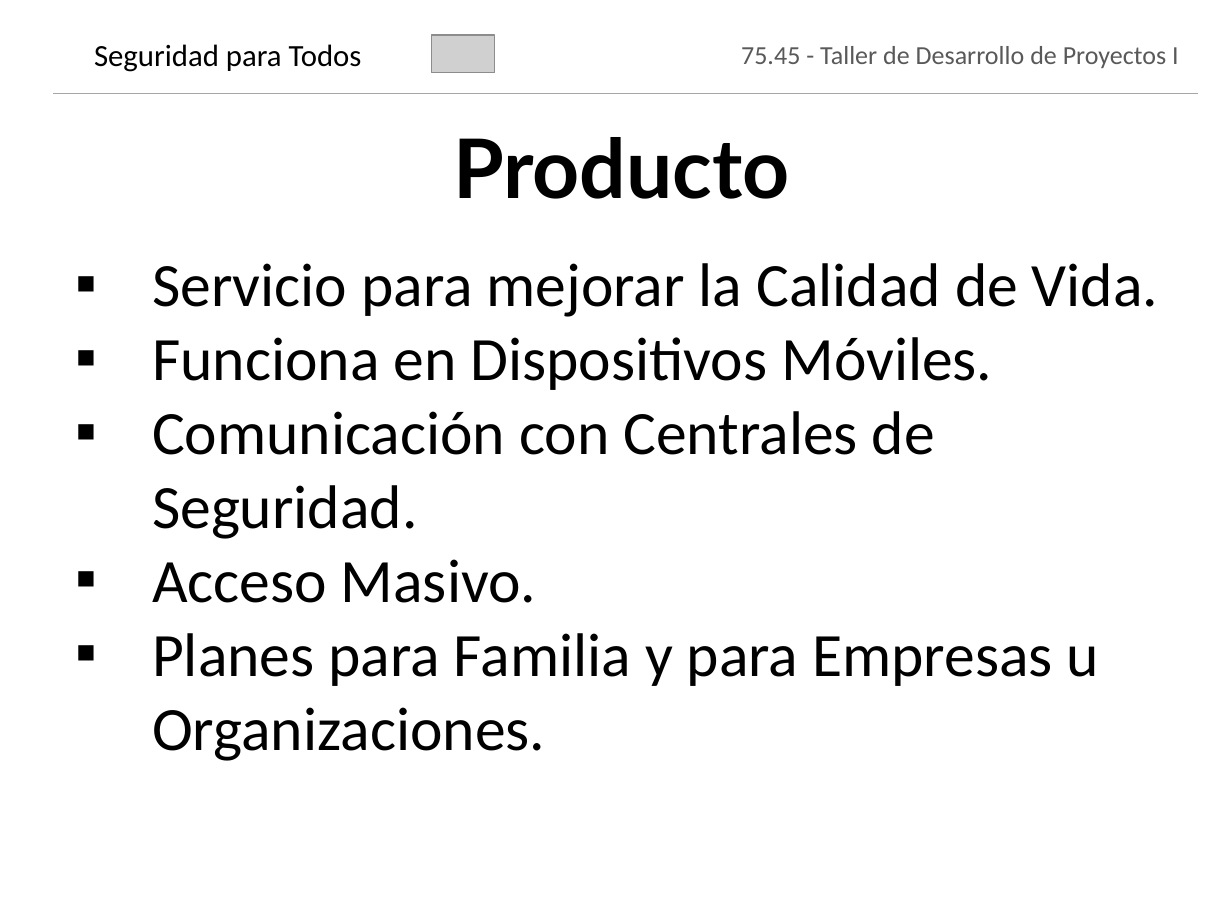
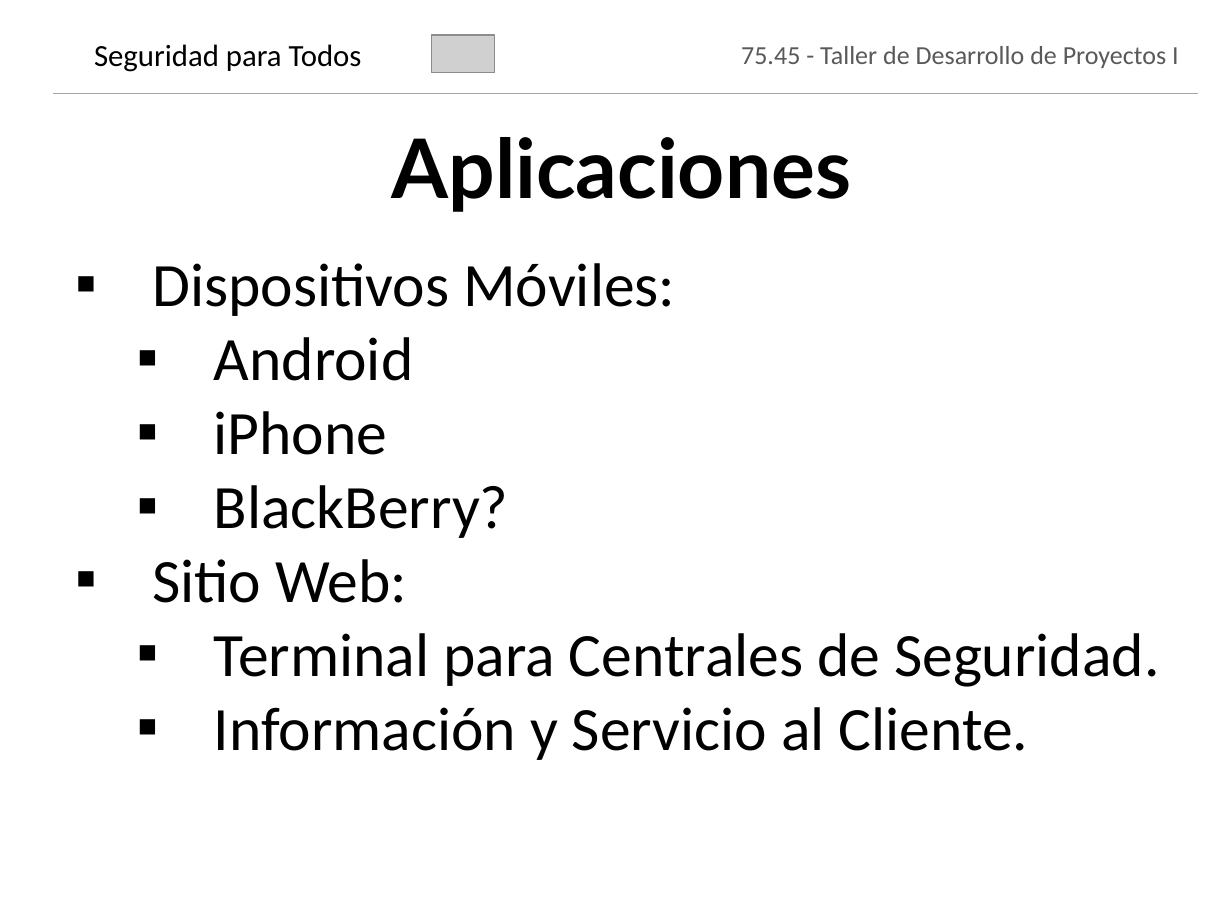
Before and after one commit to jmonetti/2012-1er-taller-de-desarrollo-de-proyectos-i, a slide deck: slide 6 of docs/Presentacion.pptx (slide 2 before the commit). Drawn at 1232x924 pixels with LibreOffice and Linux fonts; fonts in the diff are those of the drawing; grey boxes stand for pictures; background and template pictures are left out. Boxes give left, top, right and bottom in pixels: in the first picture for what was removed or moved away, otherwise in the second. Text is boxed around its words. In the diff, an @@ line names an element or a change of style, - is before the commit and + after.

```diff
--- a/docs/Presentacion.pptx
+++ b/docs/Presentacion.pptx
@@ text at (392,137,852,212): text changed @@
-Producto
+Aplicaciones
@@ text at (152,263,1159,760): text changed @@
-▪ Servicio para mejorar la Calidad de Vida.
-▪ Funciona en Dispositivos Móviles.
-▪ Comunicación con Centrales de Seguridad.
-▪ Acceso Masivo.
-▪ Planes para Familia y para Empresas u Organizaciones.
+▪ Dispositivos Móviles:
+  ▪ Android
+  ▪ iPhone
+  ▪ BlackBerry?
+▪ Sitio Web:
+  ▪ Terminal para Centrales de Seguridad.
+  ▪ Información y Servicio al Cliente.
```
Also in this commit, not shown: 3 other slides changed, 2 slides added, 3 other files.
